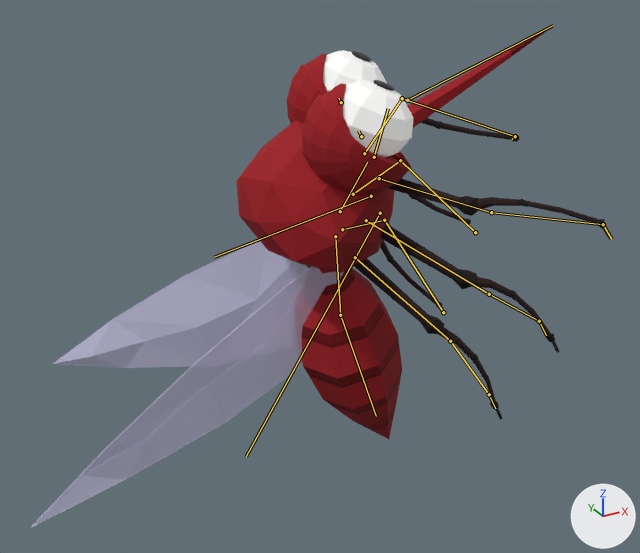
Before and after pictures for a commit that changed the Blender file art_source/unity/characters/mosquito/LMS_Mosquito_alpha.blend.
The view is the same before and after, from a camera (50 mm lens) standing at (-0.368, -0.618, 0.408) and looking at (-0.007, 0.04, 0.079). The axes (+X, +Y, +Z) are drawn at lower right. The lights are the same throughout. The older version comes first. Both versions are drawn at frame 31 of the action 'Mosquito_Fall'; the numbers are the values there. The bones that bend it are drawn over the model as lines.

In view in the first picture: 'MosquitoMembranes', 'MosquitoSkin', 'MosquitoVeins'.
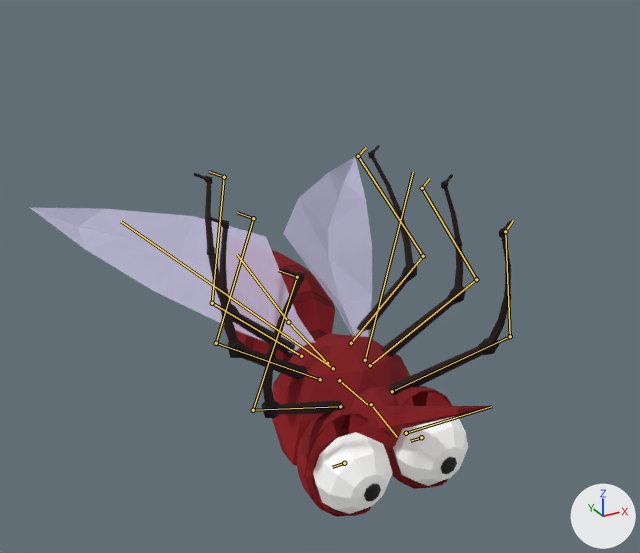
Boxes (x1, y1, x2, y2) around the edits, measured in the pictures (640 x 553 px):
'MosquitoSkin', posed (15% narrower, 10% shorter): before (236, 25, 611, 439); after (194, 145, 512, 517)
'MosquitoMembranes', posed: before (31, 240, 343, 528); after (30, 157, 372, 353)
'MosquitoVeins', posed: before (31, 240, 312, 527); after (30, 166, 352, 353)
bone 'Thorax', root to tip: before (340, 211) to (367, 162); after (339, 380) to (367, 404)
bone 'Abdomen01', root to tip: before (335, 236) to (340, 315); after (327, 363) to (288, 322)
bone 'Abdomen02', root to tip: before (340, 315) to (376, 416); after (288, 322) to (237, 254)
bone 'Wing.L', root to tip: before (371, 196) to (214, 257); after (333, 368) to (121, 221)
bone 'Leg101.L', root to tip: before (364, 153) to (402, 98); after (340, 406) to (253, 410)
bone 'Leg102.L', root to tip: before (402, 98) to (515, 136); after (253, 410) to (297, 277)
bone 'Leg103.L', root to tip: before (515, 136) to (512, 139); after (297, 277) to (278, 270)
bone 'Leg201.L', root to tip: before (353, 194) to (400, 160); after (320, 379) to (216, 343)
bone 'Leg202.L', root to tip: before (400, 160) to (475, 232); after (216, 343) to (253, 218)
bone 'Leg203.L', root to tip: before (475, 232) to (473, 233); after (253, 218) to (237, 212)
bone 'Leg301.L', root to tip: before (342, 229) to (384, 220); after (301, 356) to (212, 303)
bone 'Leg302.L', root to tip: before (384, 220) to (443, 312); after (212, 303) to (224, 177)
bone 'Leg303.L', root to tip: before (443, 312) to (442, 312); after (224, 177) to (209, 171)
bone 'Wing.R', root to tip: before (380, 213) to (246, 456); after (365, 360) to (413, 172)
bone 'Leg101.R', root to tip: before (379, 178) to (491, 212); after (392, 391) to (510, 336)
bone 'Leg102.R', root to tip: before (491, 212) to (603, 224); after (510, 336) to (505, 231)
bone 'Leg103.R', root to tip: before (603, 224) to (611, 239); after (505, 231) to (513, 220)
bone 'Leg201.R', root to tip: before (366, 220) to (489, 294); after (370, 365) to (476, 279)
bone 'Leg202.R', root to tip: before (489, 294) to (539, 321); after (476, 279) to (422, 188)
bone 'Leg203.R', root to tip: before (539, 321) to (546, 335); after (422, 188) to (429, 178)
bone 'Leg301.R', root to tip: before (355, 257) to (450, 341); after (351, 343) to (423, 256)
bone 'Leg302.R', root to tip: before (450, 341) to (489, 394); after (423, 256) to (358, 156)
bone 'Leg303.R', root to tip: before (489, 394) to (495, 408); after (358, 156) to (366, 147)

The change in detail:
Bone 'Thorax' (bone_thorax) moves from (0.0, -0.0046, 0.0385) to (0.0, 0.0176, -0.1285).
Bone 'Thorax' (bone_thorax) turns from (66, 0, 72) to (-8, -180, 0) degrees about its own x, y and z.
Bone 'Abdomen01' (bone_abdomen01) turns from (-7, 0, 0) to (-32, 0, 0) degrees about its own x, y and z.
Bone 'Abdomen02' (bone_abdomen02) turns from (0, 0, 0) to (-6, 0, 0) degrees about its own x, y and z.
Bone 'Wing.L' (bone_wing_l) turns from (-30, 13, -4) to (-32, -1, -53) degrees about its own x, y and z.
Bone 'Leg101.L' (bone_leg101_l) turns from (15, 63, 39) to (7, 10, 26) degrees about its own x, y and z.
Bone 'Leg102.L' (bone_leg102_l) turns from (57, 28, -2) to (-4, -19, -45) degrees about its own x, y and z.
Bone 'Leg103.L' (bone_leg103_l) turns from (-75, -29, 12) to (3, -20, 13) degrees about its own x, y and z.
Bone 'Leg201.L' (bone_leg201_l) turns from (19, 70, 32) to (6, 4, 15) degrees about its own x, y and z.
Bone 'Leg202.L' (bone_leg202_l) turns from (64, 25, 9) to (-12, -7, -34) degrees about its own x, y and z.
Bone 'Leg203.L' (bone_leg203_l) turns from (-63, -14, 30) to (2, -22, 10) degrees about its own x, y and z.
Bone 'Leg301.L' (bone_leg301_l) turns from (26, 75, 41) to (6, 1, 15) degrees about its own x, y and z.
Bone 'Leg302.L' (bone_leg302_l) turns from (59, 17, -1) to (-17, 1, -35) degrees about its own x, y and z.
Bone 'Leg303.L' (bone_leg303_l) turns from (-57, -18, 45) to (2, -22, 11) degrees about its own x, y and z.
Bone 'Wing.R' (bone_wing_r) turns from (-30, -13, 4) to (-32, 1, 53) degrees about its own x, y and z.
Bone 'Leg101.R' (bone_leg101_r) turns from (-26, 106, -50) to (7, -10, -26) degrees about its own x, y and z.
Bone 'Leg102.R' (bone_leg102_r) turns from (-79, -27, -34) to (-4, 19, 45) degrees about its own x, y and z.
Bone 'Leg103.R' (bone_leg103_r) turns from (76, 19, -23) to (3, 20, -13) degrees about its own x, y and z.
Bone 'Leg201.R' (bone_leg201_r) turns from (16, 67, 1) to (6, -4, -15) degrees about its own x, y and z.
Bone 'Leg202.R' (bone_leg202_r) turns from (-86, 6, -50) to (-12, 7, 34) degrees about its own x, y and z.
Bone 'Leg203.R' (bone_leg203_r) turns from (82, 2, 7) to (2, 22, -10) degrees about its own x, y and z.
Bone 'Leg301.R' (bone_leg301_r) turns from (11, 55, -6) to (6, -1, -15) degrees about its own x, y and z.
Bone 'Leg302.R' (bone_leg302_r) turns from (-72, 15, -36) to (-17, -1, 35) degrees about its own x, y and z.
Bone 'Leg303.R' (bone_leg303_r) turns from (75, -17, 11) to (2, 22, -11) degrees about its own x, y and z.
